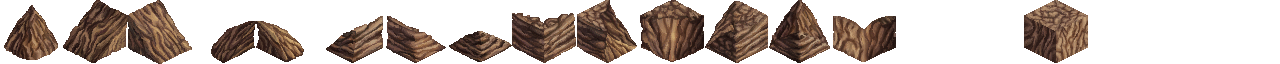
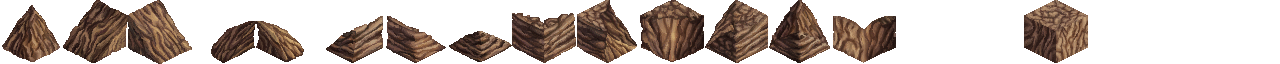
Layer changes from the first 1280x64 image to the second:
painted on "Layer 17" over [2, 1, 1055, 62]
showed "Layer 1" over [3, 0, 1055, 63]
